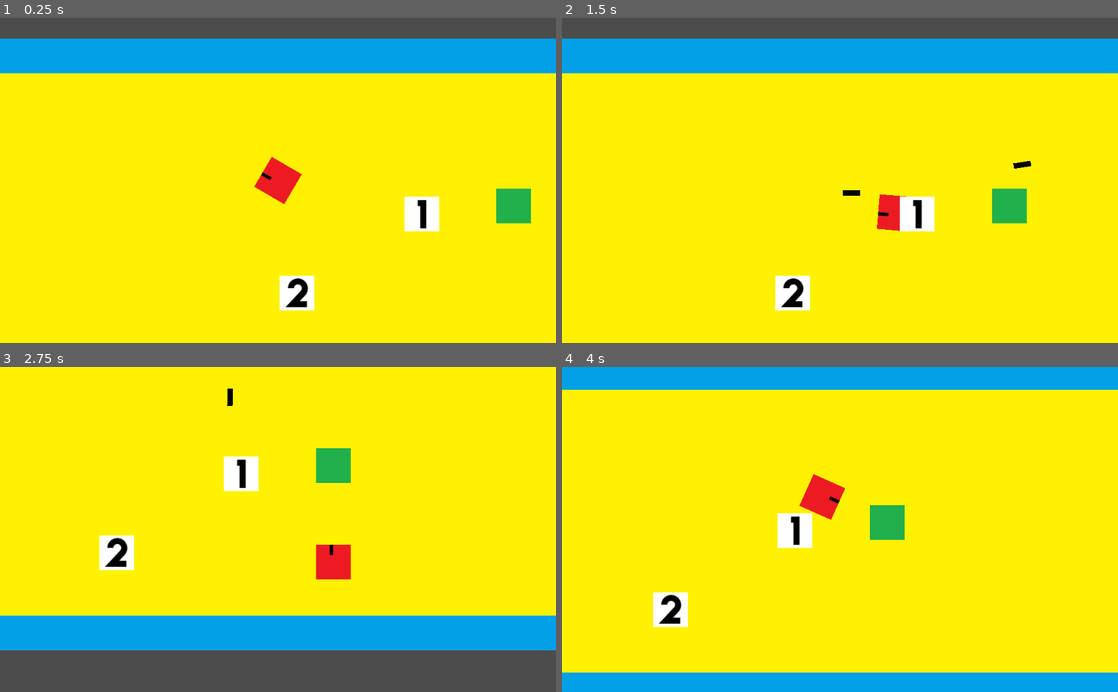
Above: before the commit, frames 1-4 (two rows, left to right).
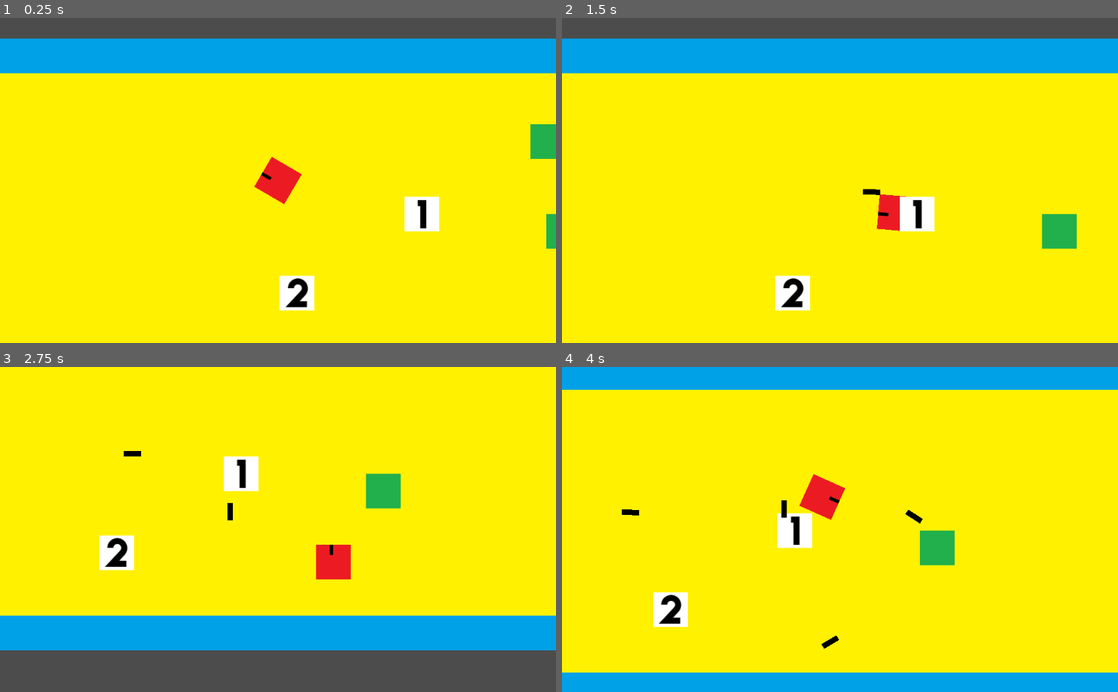
Above: after the commit, the same moments.

Repository: devmcclu/Project-FreeGUN
Game: Godot game, scene res://Main.tscn
Two runs of this game, one before a commit and one after it. Both use one fixed random seed, a clock stepped at 60 frames per second and the inputs below.
Inputs (mouse positions are in pixels of both pictures, inside the frame that each line leads up to):
- Up to frame 1 (0.25 s): no input
- Up to frame 2 (1.5 s): tap Enter at 0.5 s; move the mouse to (962, 164) at 0.52 s; hold D (player_move_right) 0.53-1.28 s; click (962, 164) at 0.6 s; move the mouse to (728, 196) at 1.27 s; hold S (player_move_down) from 1.28 s (still down); click (728, 196) at 1.35 s
- Up to frame 3 (2.75 s): move the mouse to (333, 458) at 2.02 s; release S (player_move_down) at 2.03 s; hold D (player_move_right) from 2.03 s (still down); click (333, 458) at 2.1 s
- Up to frame 4 (4 s): move the mouse to (812, 594) at 2.77 s; release D (player_move_right) at 2.78 s; hold W (player_move_up) 2.78-3.53 s; click (812, 594) at 2.85 s; move the mouse to (1006, 578) at 3.52 s; hold A (player_move_left) from 3.53 s (still down); click (1006, 578) at 3.6 s

The runs differ from the first frame. In frame 1, 1.4% of the frame differs, in the area x 89-100%, y 32-72%; in frame 2, 1.6%; in frame 3, 1.5%; in frame 4, 1.6%, in the area x 10-71%, y 41-87%.

Commit message:
Changing Gun variables
Allow for gun variables to change

Diff:
--- /dev/null
+++ b/Characters/enemy.tscn
@@ -0,0 +1,45 @@
+[gd_scene load_steps=4 format=2]
+
+[ext_resource path="res://enemy.gd" type="Script" id=1]
+[ext_resource path="res://graphics/enemy.png" type="Texture" id=2]
+
+[sub_resource type="RectangleShape2D" id=1]
+
+custom_solver_bias = 0.0
+extents = Vector2( 32.152, 31.9393 )
+
+[node name="enemy" type="RigidBody2D"]
+
+editor/display_folded = true
+input_pickable = false
+collision_layer = 1
+collision_mask = 1
+mode = 1
+mass = 1.0
+friction = 1.0
+bounce = 0.0
+gravity_scale = 0.0
+custom_integrator = false
+continuous_cd = 0
+contacts_reported = 0
+contact_monitor = true
+sleeping = false
+can_sleep = true
+linear_velocity = Vector2( 0, 0 )
+linear_damp = -1.0
+angular_velocity = 0.0
+angular_damp = -1.0
+script = ExtResource( 1 )
+_sections_unfolded = [ "Transform" ]
+__meta__ = {
+"_edit_group_": true
+}
+
+[node name="enemy" type="Sprite" parent="." index="0"]
+
+texture = ExtResource( 2 )
+_sections_unfolded = [ "Transform" ]
+
+[node name="CollisionShape2D" type="CollisionShape2D" parent="." index="1"]
+
+shape = SubResource( 1 )
--- /dev/null
+++ b/Characters/player.tscn
@@ -0,0 +1,101 @@
+[gd_scene load_steps=6 format=2]
+
+[ext_resource path="res://Player.gd" type="Script" id=1]
+[ext_resource path="res://graphics/Player.png" type="Texture" id=2]
+[ext_resource path="res://graphics/bullet.png" type="Texture" id=3]
+
+[sub_resource type="RectangleShape2D" id=1]
+
+custom_solver_bias = 0.0
+extents = Vector2( 29.3281, 28.8452 )
+
+[sub_resource type="RectangleShape2D" id=7]
+
+custom_solver_bias = 0.0
+extents = Vector2( 32.1106, 32.283 )
+
+[node name="player" type="RigidBody2D"]
+
+position = Vector2( 278.874, 231.712 )
+input_pickable = false
+collision_layer = 1
+collision_mask = 1
+mode = 0
+mass = 1.0
+friction = 1.0
+bounce = 0.0
+gravity_scale = 0.0
+custom_integrator = false
+continuous_cd = 0
+contacts_reported = 0
+contact_monitor = false
+sleeping = false
+can_sleep = true
+linear_velocity = Vector2( 0, 0 )
+linear_damp = -1.0
+angular_velocity = 0.0
+angular_damp = -1.0
+script = ExtResource( 1 )
+__meta__ = {
+"_edit_group_": true
+}
+
+[node name="player_collision" type="CollisionShape2D" parent="." index="0"]
+
+shape = SubResource( 1 )
+
+[node name="player_sprite" type="Sprite" parent="." index="1"]
+
+rotation = 1.5708
+texture = ExtResource( 2 )
+_sections_unfolded = [ "Transform" ]
+
+[node name="camera" type="Camera2D" parent="." index="2"]
+
+anchor_mode = 1
+rotating = false
+current = true
+zoom = Vector2( 1, 1 )
+limit_left = -10000000
+limit_top = -10000000
+limit_right = 10000000
+limit_bottom = 10000000
+limit_smoothed = false
+drag_margin_h_enabled = true
+drag_margin_v_enabled = true
+smoothing_enabled = false
+smoothing_speed = 5.0
+offset_v = 0.0
+offset_h = 0.0
+drag_margin_left = 0.2
+drag_margin_top = 0.2
+drag_margin_right = 0.2
+drag_margin_bottom = 0.2
+editor_draw_screen = true
+editor_draw_limits = false
+editor_draw_drag_margin = false
+
+[node name="bullet_spawn" type="Sprite" parent="." index="3"]
+
+visible = false
+position = Vector2( 28, 0 )
+rotation = 1.5708
+texture = ExtResource( 3 )
+_sections_unfolded = [ "Offset", "Transform" ]
+
+[node name="Area2D" type="Area2D" parent="." index="4"]
+
+visible = false
+input_pickable = true
+gravity_vec = Vector2( 0, 1 )
+gravity = 98.0
+linear_damp = 0.1
+angular_damp = 1.0
+audio_bus_override = false
+audio_bus_name = "Master"
+
+[node name="CollisionShape2D" type="CollisionShape2D" parent="Area2D" index="0"]
+
+shape = SubResource( 7 )
+
+[connection signal="area_entered" from="Area2D" to="." method="_on_Area2D_area_entered"]
--- a/Main.tscn
+++ b/Main.tscn
@@ -1,46 +1,34 @@
-[gd_scene load_steps=16 format=2]
+[gd_scene load_steps=12 format=2]
 
 [ext_resource path="res://graphics/background.png" type="Texture" id=1]
-[ext_resource path="res://Player.gd" type="Script" id=2]
-[ext_resource path="res://graphics/Player.png" type="Texture" id=3]
-[ext_resource path="res://graphics/bullet.png" type="Texture" id=4]
-[ext_resource path="res://enemy.gd" type="Script" id=5]
-[ext_resource path="res://graphics/enemy.png" type="Texture" id=6]
-[ext_resource path="res://graphics/wall.png" type="Texture" id=7]
-[ext_resource path="res://graphics/gun_1.png" type="Texture" id=8]
-[ext_resource path="res://graphics/gun_2.png" type="Texture" id=9]
+[ext_resource path="res://Characters/player.tscn" type="PackedScene" id=2]
+[ext_resource path="res://Characters/enemy.tscn" type="PackedScene" id=3]
+[ext_resource path="res://graphics/wall.png" type="Texture" id=4]
+[ext_resource path="res://gun_variables.gd" type="Script" id=5]
+[ext_resource path="res://graphics/gun_1.png" type="Texture" id=6]
+[ext_resource path="res://graphics/gun_2.png" type="Texture" id=7]
 
 [sub_resource type="RectangleShape2D" id=1]
 
 custom_solver_bias = 0.0
-extents = Vector2( 29.3281, 28.8452 )
+extents = Vector2( 32.3673, 412.779 )
 
 [sub_resource type="RectangleShape2D" id=2]
 
 custom_solver_bias = 0.0
-extents = Vector2( 32.152, 31.9393 )
+extents = Vector2( 779.543, 31.7486 )
 
 [sub_resource type="RectangleShape2D" id=3]
 
 custom_solver_bias = 0.0
-extents = Vector2( 32.3673, 412.779 )
+extents = Vector2( 32.129, 10.156 )
 
 [sub_resource type="RectangleShape2D" id=4]
 
 custom_solver_bias = 0.0
-extents = Vector2( 779.543, 31.7486 )
-
-[sub_resource type="RectangleShape2D" id=5]
-
-custom_solver_bias = 0.0
-extents = Vector2( 32.129, 10.156 )
-
-[sub_resource type="RectangleShape2D" id=6]
-
-custom_solver_bias = 0.0
 extents = Vector2( 32.1642, 32.305 )
 
-[node name="Main" type="Node" index="0"]
+[node name="Main" type="Node"]
 
 [node name="background" type="Sprite" parent="." index="0"]
 
@@ -48,226 +36,132 @@
 scale = Vector2( 24.7798, 8.27475 )
 texture = ExtResource( 1 )
 
-[node name="player" type="RigidBody2D" parent="." index="1"]
-
-position = Vector2( 278.874, 231.712 )
-input_pickable = false
-collision_layer = 1
-collision_mask = 1
-mode = 0
-mass = 1.0
-friction = 1.0
-bounce = 0.0
-gravity_scale = 0.0
-custom_integrator = false
-continuous_cd = 0
-contacts_reported = 0
-contact_monitor = false
-sleeping = false
-can_sleep = true
-linear_velocity = Vector2( 0, 0 )
-linear_damp = -1.0
-angular_velocity = 0.0
-angular_damp = -1.0
-script = ExtResource( 2 )
-__meta__ = {
-"_edit_group_": true
-}
-
-[node name="player_collision" type="CollisionShape2D" parent="player" index="0"]
+[node name="player" parent="." index="1" instance=ExtResource( 2 )]
+
+[node name="enemy" parent="." index="2" instance=ExtResource( 3 )]
+
+editor/display_folded = false
+position = Vector2( 805.116, 325.649 )
+
+[node name="enemy2" parent="." index="3" instance=ExtResource( 3 )]
+
+position = Vector2( 776.005, 159.475 )
+
+[node name="wall" type="RigidBody2D" parent="." index="4" groups=[
+"not_player",
+]]
+
+editor/display_folded = true
+position = Vector2( -271.321, 281.872 )
+input_pickable = false
+collision_layer = 1
+collision_mask = 1
+mode = 1
+mass = 1.0
+friction = 1.0
+bounce = 0.0
+gravity_scale = 1.0
+custom_integrator = false
+continuous_cd = 0
+contacts_reported = 0
+contact_monitor = false
+sleeping = false
+can_sleep = true
+linear_velocity = Vector2( 0, 0 )
+linear_damp = -1.0
+angular_velocity = 0.0
+angular_damp = -1.0
+__meta__ = {
+"_edit_group_": true
+}
+
+[node name="wall_sprite" type="Sprite" parent="wall" index="0"]
+
+scale = Vector2( 1, 13 )
+texture = ExtResource( 4 )
+_sections_unfolded = [ "Transform" ]
+
+[node name="wall_collision" type="CollisionShape2D" parent="wall" index="1"]
 
 shape = SubResource( 1 )
 
-[node name="player_sprite" type="Sprite" parent="player" index="1"]
-
-rotation = 1.5708
-texture = ExtResource( 3 )
-_sections_unfolded = [ "Transform" ]
-
-[node name="camera" type="Camera2D" parent="player" index="2"]
-
-anchor_mode = 1
-rotating = false
-current = true
-zoom = Vector2( 1, 1 )
-limit_left = -10000000
-limit_top = -10000000
-limit_right = 10000000
-limit_bottom = 10000000
-limit_smoothed = false
-drag_margin_h_enabled = true
-drag_margin_v_enabled = true
-smoothing_enabled = false
-smoothing_speed = 5.0
-offset_v = 0.0
-offset_h = 0.0
-drag_margin_left = 0.2
-drag_margin_top = 0.2
-drag_margin_right = 0.2
-drag_margin_bottom = 0.2
-editor_draw_screen = true
-editor_draw_limits = false
-editor_draw_drag_margin = false
-
-[node name="bullet_spawn" type="Sprite" parent="player" index="3"]
-
-visible = false
-position = Vector2( 28, 0 )
-rotation = 1.5708
-texture = ExtResource( 4 )
-_sections_unfolded = [ "Offset", "Transform" ]
-
-[node name="enemy" type="RigidBody2D" parent="." index="2"]
-
-editor/display_folded = true
-position = Vector2( 713.168, 278.921 )
-input_pickable = false
-collision_layer = 1
-collision_mask = 1
-mode = 1
-mass = 1.0
-friction = 1.0
-bounce = 0.0
-gravity_scale = 0.0
-custom_integrator = false
-continuous_cd = 0
-contacts_reported = 0
-contact_monitor = true
-sleeping = false
-can_sleep = true
-linear_velocity = Vector2( 0, 0 )
-linear_damp = -1.0
-angular_velocity = 0.0
-angular_damp = -1.0
-script = ExtResource( 5 )
-__meta__ = {
-"_edit_group_": true
-}
-
-[node name="enemy" type="Sprite" parent="enemy" index="0"]
-
-texture = ExtResource( 6 )
-_sections_unfolded = [ "Transform" ]
-
-[node name="CollisionShape2D" type="CollisionShape2D" parent="enemy" index="1"]
+[node name="wall2" type="RigidBody2D" parent="." index="5" groups=[
+"not_player",
+]]
+
+editor/display_folded = true
+position = Vector2( 1353.52, 281.872 )
+input_pickable = false
+collision_layer = 1
+collision_mask = 1
+mode = 1
+mass = 1.0
+friction = 1.0
+bounce = 0.0
+gravity_scale = 1.0
+custom_integrator = false
+continuous_cd = 0
+contacts_reported = 0
+contact_monitor = false
+sleeping = false
+can_sleep = true
+linear_velocity = Vector2( 0, 0 )
+linear_damp = -1.0
+angular_velocity = 0.0
+angular_damp = -1.0
+__meta__ = {
+"_edit_group_": true
+}
+
+[node name="wall_sprite" type="Sprite" parent="wall2" index="0"]
+
+scale = Vector2( 1, 13 )
+texture = ExtResource( 4 )
+_sections_unfolded = [ "Transform" ]
+
+[node name="wall_collision" type="CollisionShape2D" parent="wall2" index="1"]
+
+shape = SubResource( 1 )
+
+[node name="wall3" type="RigidBody2D" parent="." index="6" groups=[
+"not_player",
+]]
+
+editor/display_folded = true
+position = Vector2( 541.573, 587.269 )
+input_pickable = false
+collision_layer = 1
+collision_mask = 1
+mode = 1
+mass = 1.0
+friction = 1.0
+bounce = 0.0
+gravity_scale = 1.0
+custom_integrator = false
+continuous_cd = 0
+contacts_reported = 0
+contact_monitor = false
+sleeping = false
+can_sleep = true
+linear_velocity = Vector2( 0, 0 )
+linear_damp = -1.0
+angular_velocity = 0.0
+angular_damp = -1.0
+__meta__ = {
+"_edit_group_": true
+}
+
+[node name="wall_collsion" type="CollisionShape2D" parent="wall3" index="0"]
 
 shape = SubResource( 2 )
 
-[node name="wall" type="RigidBody2D" parent="." index="3" groups=[
-"not_player",
-]]
-
-editor/display_folded = true
-position = Vector2( -271.321, 281.872 )
-input_pickable = false
-collision_layer = 1
-collision_mask = 1
-mode = 1
-mass = 1.0
-friction = 1.0
-bounce = 0.0
-gravity_scale = 1.0
-custom_integrator = false
-continuous_cd = 0
-contacts_reported = 0
-contact_monitor = false
-sleeping = false
-can_sleep = true
-linear_velocity = Vector2( 0, 0 )
-linear_damp = -1.0
-angular_velocity = 0.0
-angular_damp = -1.0
-__meta__ = {
-"_edit_group_": true
-}
-
-[node name="wall_sprite" type="Sprite" parent="wall" index="0"]
-
-scale = Vector2( 1, 13 )
-texture = ExtResource( 7 )
-_sections_unfolded = [ "Transform" ]
-
-[node name="wall_collision" type="CollisionShape2D" parent="wall" index="1"]
-
-shape = SubResource( 3 )
-
-[node name="wall2" type="RigidBody2D" parent="." index="4" groups=[
-"not_player",
-]]
-
-editor/display_folded = true
-position = Vector2( 1353.52, 281.872 )
-input_pickable = false
-collision_layer = 1
-collision_mask = 1
-mode = 1
-mass = 1.0
-friction = 1.0
-bounce = 0.0
-gravity_scale = 1.0
-custom_integrator = false
-continuous_cd = 0
-contacts_reported = 0
-contact_monitor = false
-sleeping = false
-can_sleep = true
-linear_velocity = Vector2( 0, 0 )
-linear_damp = -1.0
-angular_velocity = 0.0
-angular_damp = -1.0
-__meta__ = {
-"_edit_group_": true
-}
-
-[node name="wall_sprite" type="Sprite" parent="wall2" index="0"]
-
-scale = Vector2( 1, 13 )
-texture = ExtResource( 7 )
-_sections_unfolded = [ "Transform" ]
-
-[node name="wall_collision" type="CollisionShape2D" parent="wall2" index="1"]
-
-shape = SubResource( 3 )
-
-[node name="wall3" type="RigidBody2D" parent="." index="5" groups=[
-"not_player",
-]]
-
-editor/display_folded = true
-position = Vector2( 541.573, 587.269 )
-input_pickable = false
-collision_layer = 1
-collision_mask = 1
-mode = 1
-mass = 1.0
-friction = 1.0
-bounce = 0.0
-gravity_scale = 1.0
-custom_integrator = false
-continuous_cd = 0
-contacts_reported = 0
-contact_monitor = false
-sleeping = false
-can_sleep = true
-linear_velocity = Vector2( 0, 0 )
-linear_damp = -1.0
-angular_velocity = 0.0
-angular_damp = -1.0
-__meta__ = {
-"_edit_group_": true
-}
-
-[node name="wall_collsion" type="CollisionShape2D" parent="wall3" index="0"]
-
-shape = SubResource( 4 )
-
 [node name="wall_sprite" type="Sprite" parent="wall3" index="1"]
 
 scale = Vector2( 24.4, 1 )
-texture = ExtResource( 7 )
-_sections_unfolded = [ "Transform" ]
-
-[node name="wall4" type="RigidBody2D" parent="." index="6" groups=[
+texture = ExtResource( 4 )
+_sections_unfolded = [ "Transform" ]
+
+[node name="wall4" type="RigidBody2D" parent="." index="7" groups=[
 "not_player",
 ]]
 
@@ -297,15 +191,15 @@
 
 [node name="wall_collision" type="CollisionShape2D" parent="wall4" index="0"]
 
-shape = SubResource( 4 )
+shape = SubResource( 2 )
 
 [node name="wall_sprite" type="Sprite" parent="wall4" index="1"]
 
 scale = Vector2( 24.4, 1 )
-texture = ExtResource( 7 )
-_sections_unfolded = [ "Transform" ]
-
-[node name="gun_1" type="Area2D" parent="." index="7"]
+texture = ExtResource( 4 )
+_sections_unfolded = [ "Transform" ]
+
+[node name="gun_1" type="Area2D" parent="." index="8"]
 
 editor/display_folded = true
 position = Vector2( 543.817, 293.954 )
@@ -316,22 +210,25 @@
 angular_damp = 1.0
 audio_bus_override = false
 audio_bus_name = "Master"
-__meta__ = {
-"_edit_group_": true
-}
+script = ExtResource( 5 )
+__meta__ = {
+"_edit_group_": true
+}
+bullet_speed = 100
+damage = 3
 
 [node name="gun_1_sprite" type="Sprite" parent="gun_1" index="0"]
 
-texture = ExtResource( 8 )
+texture = ExtResource( 6 )
 _sections_unfolded = [ "Transform" ]
 
 [node name="CollisionShape2D" type="CollisionShape2D" parent="gun_1" index="1"]
 
 scale = Vector2( 1, 3.1726 )
-shape = SubResource( 5 )
-_sections_unfolded = [ "Transform" ]
-
-[node name="gun_2" type="Area2D" parent="." index="8"]
+shape = SubResource( 3 )
+_sections_unfolded = [ "Transform" ]
+
+[node name="gun_2" type="Area2D" parent="." index="9"]
 
 editor/display_folded = true
 position = Vector2( 314.156, 439.543 )
@@ -342,17 +239,20 @@
 angular_damp = 1.0
 audio_bus_override = false
 audio_bus_name = "Master"
-_sections_unfolded = [ "Transform" ]
-__meta__ = {
-"_edit_group_": true
-}
+script = ExtResource( 5 )
+_sections_unfolded = [ "Transform" ]
+__meta__ = {
+"_edit_group_": true
+}
+bullet_speed = 1000
+damage = 1
 
 [node name="gun_2" type="Sprite" parent="gun_2" index="0"]
 
-texture = ExtResource( 9 )
+texture = ExtResource( 7 )
 _sections_unfolded = [ "Transform" ]
 
 [node name="gun_collsion" type="CollisionShape2D" parent="gun_2" index="1"]
 
-shape = SubResource( 6 )
-_sections_unfolded = [ "Transform" ]
+shape = SubResource( 4 )
+_sections_unfolded = [ "Transform" ]
--- a/Player.gd
+++ b/Player.gd
@@ -5,6 +5,7 @@
 # var b = "textvar"
 
 var bullet_speed = 500
+var damage = 1
 
 
 func _ready():
@@ -41,3 +42,8 @@
 	if move_right:
 		self.position.x += 5
 	pass
+
+func _on_Area2D_area_entered(area):
+	self.bullet_speed = area.bullet_speed
+	self.damage = area.damage
+	pass # replace with function body
--- a/bullet.gd
+++ b/bullet.gd
@@ -21,6 +21,10 @@
 	if body.is_in_group("not_player"):
 		self.queue_free()
 	elif self.parent != body:
-		body.health -= 1
+		body.health -= parent.damage
 		print(body.health)
 		self.queue_free()
+
+func _on_Timer_timeout():
+	self.queue_free()
+	pass # replace with function body
--- a/bullet.tscn
+++ b/bullet.tscn
@@ -8,9 +8,9 @@
 custom_solver_bias = 0.0
 extents = Vector2( 16.0186, 4.96663 )
 
-[node name="bullet" type="RigidBody2D" groups=[
+[node name="bullet" type="RigidBody2D" index="0" groups=[
+"not_player",
 "bullet",
-"not_player",
 ]]
 
 position = Vector2( 521.097, 238.836 )
@@ -21,7 +21,7 @@
 mass = 1.0
 friction = 1.0
 bounce = 0.0
-gravity_scale = 1.0
+gravity_scale = 0.0
 custom_integrator = false
 continuous_cd = 0
 contacts_reported = 1
@@ -44,4 +44,13 @@
 
 shape = SubResource( 1 )
 
+[node name="Timer" type="Timer" parent="." index="2"]
+
+process_mode = 1
+wait_time = 4.0
+one_shot = false
+autostart = true
+
 [connection signal="body_entered" from="." to="." method="_on_bullet_body_entered"]
+
+[connection signal="timeout" from="Timer" to="." method="_on_Timer_timeout"]
--- /dev/null
+++ b/gun_variables.gd
@@ -0,0 +1,18 @@
+extends Area2D
+
+# class member variables go here, for example:
+# var a = 2
+# var b = "textvar"
+
+export var bullet_speed = 0
+export var damage = 0
+
+func _ready():
+	# Called every time the node is added to the scene.
+	# Initialization here
+	pass
+
+#func _process(delta):
+#	# Called every frame. Delta is time since last frame.
+#	# Update game logic here.
+#	pass
